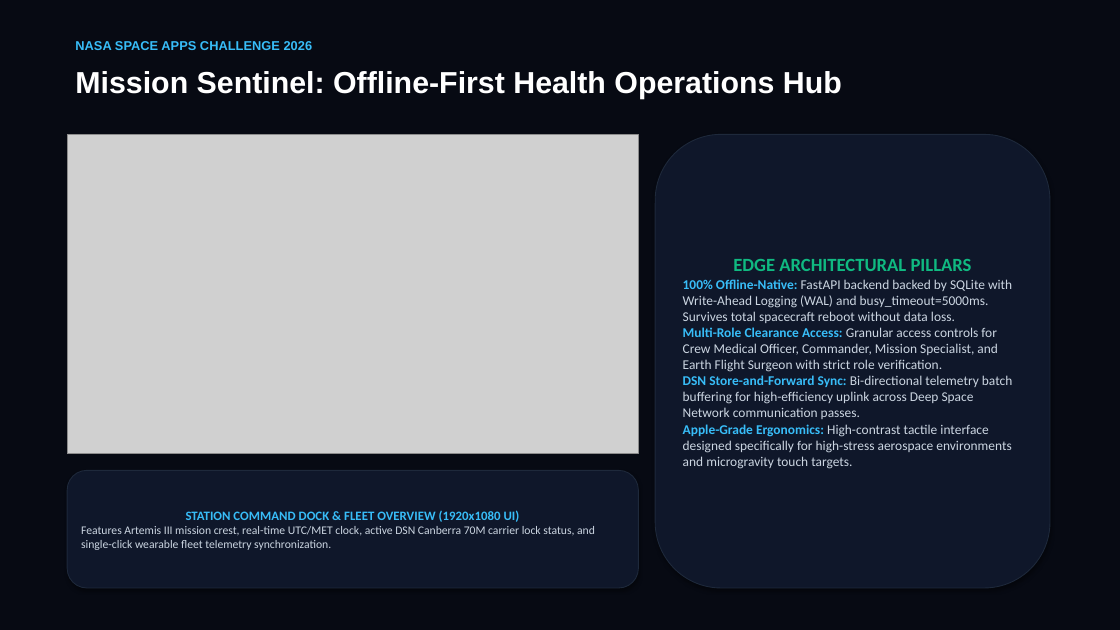
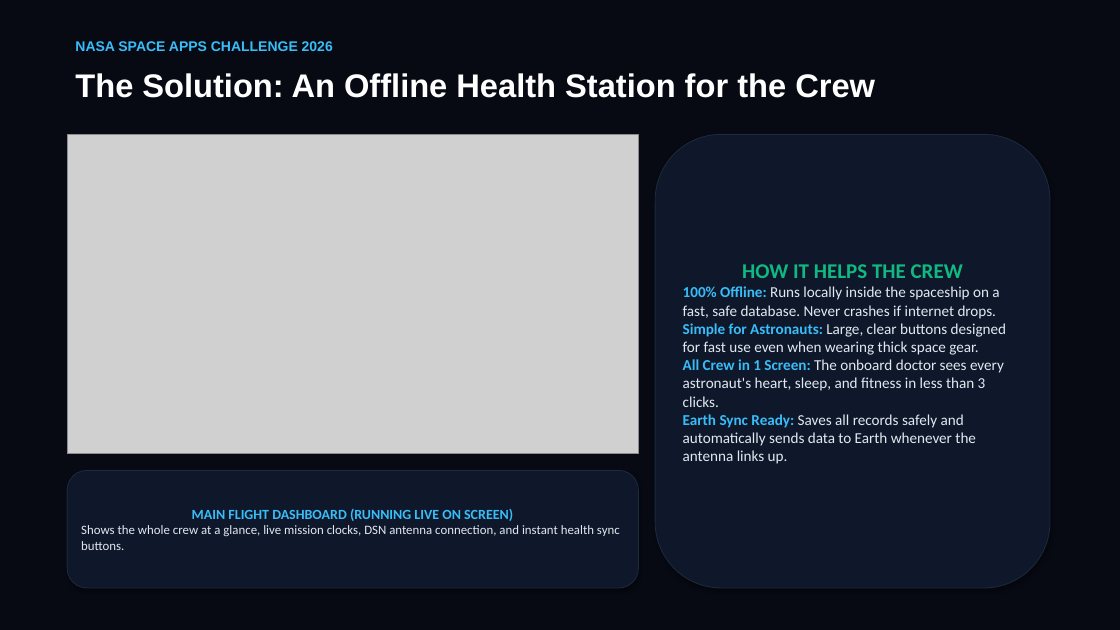
Before and after one commit to Muntazir-Haider/nase-space-app-hackaton, a slide deck: slide 3 of Mission_Sentinel_NASA_Pitch_Deck.pptx. Drawn at 1120x630 pixels with LibreOffice and Linux fonts; fonts in the diff are those of the drawing; grey boxes stand for pictures. Boxes give left, top, right and bottom in pixels: in the first picture for what was removed or moved away, otherwise in the second. Text is boxed around its words. In the diff, an @@ line names an element or a change of style, - is before the commit and + after.

Commit message:
refactor(presentation): simplify slide wording and enlarge fonts for rapid judging readability

```diff
--- a/Mission_Sentinel_NASA_Pitch_Deck.pptx
+++ b/Mission_Sentinel_NASA_Pitch_Deck.pptx
@@ text "NASA SPACE APPS CHALLENGE 2026" at (x1=75, y1=41, x2=333, y2=51): size 11 to 12 pt @@
@@ text at (x1=75, y1=73, x2=875, y2=98): text changed; size 26 to 28 pt @@
-Mission Sentinel: Offline-First Health Operations Hub
+The Solution: An Offline Health Station for the Crew
@@ text in rounded rectangle at (x1=683, y1=264, x2=1006, y2=464): text changed; size 11.5 to 13 pt; text colour #CBD5E1 to #E2E8F0 @@
-EDGE ARCHITECTURAL PILLARS
-100% Offline-Native: FastAPI backend backed by SQLite with Write-Ahead Logging (WAL) and busy_timeout=5000ms. Survives total spacecraft reboot without data loss.
-Multi-Role Clearance Access: Granular access controls for Crew Medical Officer, Commander, Mission Specialist, and Earth Flight Surgeon with strict role verification.
-DSN Store-and-Forward Sync: Bi-directional telemetry batch buffering for high-efficiency uplink across Deep Space Network communication passes.
-Apple-Grade Ergonomics: High-contrast tactile interface designed specifically for high-stress aerospace environments and microgravity touch targets.
+HOW IT HELPS THE CREW
+100% Offline: Runs locally inside the spaceship on a fast, safe database. Never crashes if internet drops.
+Simple for Astronauts: Large, clear buttons designed for fast use even when wearing thick space gear.
+All Crew in 1 Screen: The onboard doctor sees every astronaut's heart, sleep, and fitness in less than 3 clicks.
+Earth Sync Ready: Saves all records safely and automatically sends data to Earth whenever the antenna links up.
@@ text in rounded rectangle at (x1=81, y1=509, x2=620, y2=550): text changed; size 10 to 11 pt; text colour #CBD5E1 to #E2E8F0 @@
-STATION COMMAND DOCK & FLEET OVERVIEW (1920x1080 UI)
-Features Artemis III mission crest, real-time UTC/MET clock, active DSN Canberra 70M carrier lock status, and single-click wearable fleet telemetry synchronization.
+MAIN FLIGHT DASHBOARD (RUNNING LIVE ON SCREEN)
+Shows the whole crew at a glance, live mission clocks, DSN antenna connection, and instant health sync buttons.
```
Also in this commit, not shown: 6 other slides changed, 1 other file.
